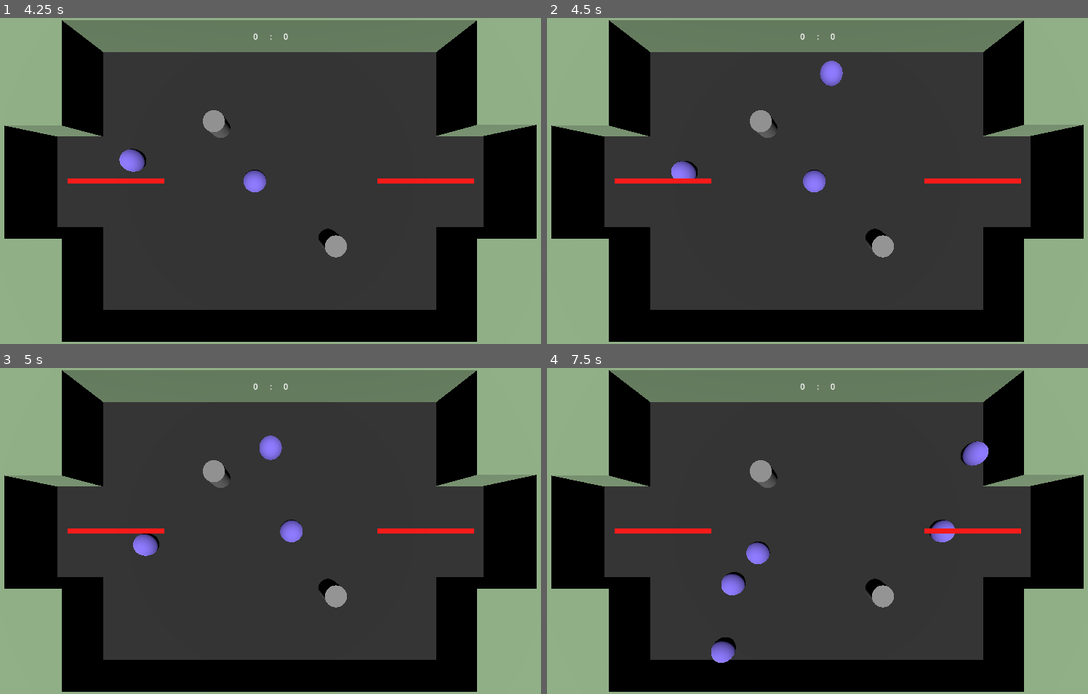
Above: before the commit, frames 1-4 (two rows, left to right).
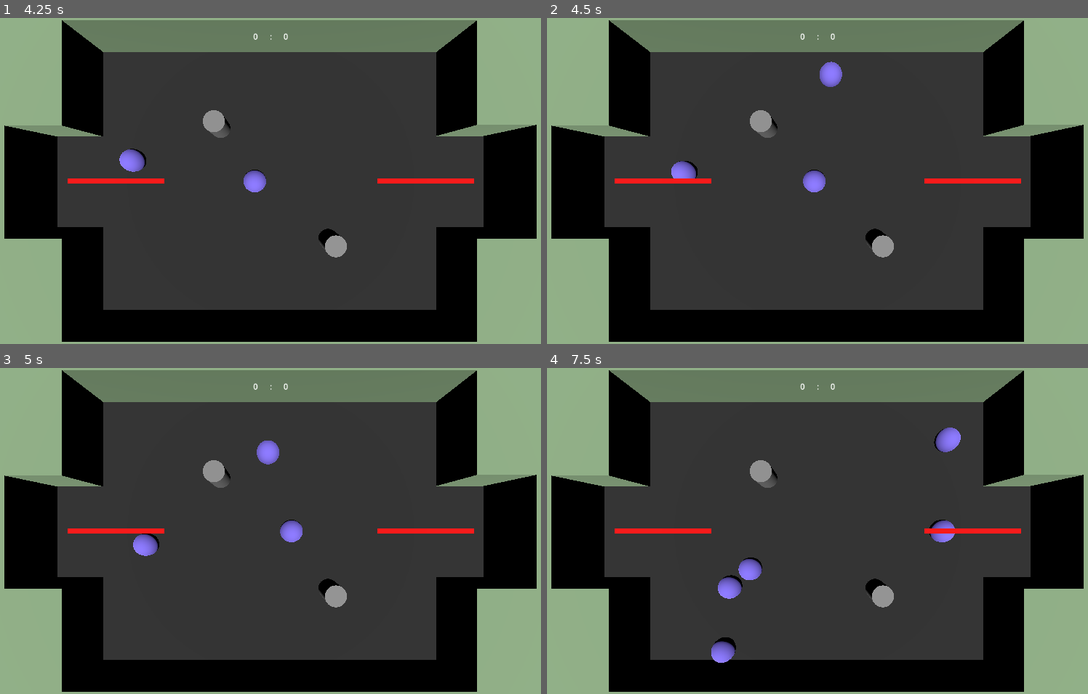
Above: after the commit, the same moments.

Repository: TheCubeOfFire/ggj2025-dumbbubbledoor
Game: Godot game, scene res://Map/Arena.tscn
Same seed, same stepped clock (60 frames per second), same inputs: the game is played once before the commit and once after it. This scene is started directly instead of the project's main scene.
Inputs:
- Up to frame 1 (4.25 s): tap Enter at 0.5, 2 s; tap Space at 1.25 s
- Up to frame 2 (4.5 s): no input
- Up to frame 3 (5 s): no input
- Up to frame 4 (7.5 s): no input

Frame 1 is identical in both runs. In frame 2, less than 0.1% of the frame differs, in the area x 50-55%, y 13-22%; in frame 3, 0.2%; in frame 4, 1.3%, in the area x 31-82%, y 18-71%.

Commit message:
added bubble bonuses

Diff:
--- a/bubbles/Bubble.tscn
+++ b/bubbles/Bubble.tscn
@@ -20,6 +20,7 @@
 bubble_push_force_multiplier = 15.0
 min_lifetime = 18.0
 max_lifetime = 23.0
+giant_multiplier = 3.0
 
 [node name="BubbleCollision" type="CollisionShape3D" parent="."]
 transform = Transform3D(5, 0, 0, 0, 5, 0, 0, 0, 5, 0, 0, 0)
--- a/bubbles/bubble.gd
+++ b/bubbles/bubble.gd
@@ -1,6 +1,17 @@
 class_name Bubble
 
 extends GeneralRigidbody
+
+enum BubbleTypes{
+    Normal,
+    Giant,
+    Frag
+}
+
+const BUBBLE: PackedScene = preload("res://bubbles/Bubble.tscn")
+
+## type of bubble
+@export var bubble_type: BubbleTypes
 
 ## multiplier when an explosion from an other bubble pushes this bubble
 @export var bubble_push_force_multiplier: float
@@ -10,6 +21,9 @@
 
 ## max bubble lifetime
 @export var max_lifetime: float
+
+@export_group("Bonuses")
+@export var giant_multiplier: float
 
 @onready var _explosion_area_collision: CollisionShape3D = $ExplosionArea/CollisionShape3D
 
@@ -30,6 +44,8 @@
     super()
     _lifetime_timer.wait_time = randf_range(min_lifetime, max_lifetime)
     _lifetime_timer.start()
+    if bubble_type == BubbleTypes.Frag:
+        print("ok")
 
 
 func _on_body_entered(body: Node) -> void:
@@ -45,6 +61,8 @@
         _exploded = true
         _bubble_collision.set_deferred("disabled",true)
         audio_player.play(0.5)
+        if bubble_type == BubbleTypes.Frag:
+            _frag_effect()
         var _timer = get_tree().create_timer(0.1)
         await _timer.timeout
         _bubble_collision.set_deferred("disabled",false)
@@ -57,9 +75,14 @@
     if is_instance_of(body, Bubble) && body != self:
         var force = _compute_explosion_direction(body)
         force *= bubble_push_force_multiplier / self.global_position.distance_to(body.global_position)
+        if bubble_type == BubbleTypes.Giant:
+            force *= giant_multiplier
         body.push(force)
     elif is_instance_of(body, Arrow):
-        body.push_from_bubble(_compute_explosion_direction(body), self.global_position)
+        var force = _compute_explosion_direction(body)
+        if bubble_type == BubbleTypes.Giant:
+            force *= giant_multiplier
+        body.push_from_bubble(force, self.global_position)
 
 func _compute_explosion_direction(body: Node3D) -> Vector3:
     var force = Vector3(0,0,0)
@@ -80,3 +103,12 @@
 
 func _on_lifetime_timer_timeout() -> void:
     _explode()
+
+
+func _frag_effect():
+    for i in 3:
+        var new_projectile := BUBBLE.instantiate()
+        if is_instance_of(new_projectile, Bubble):
+            new_projectile.bubble_type = BubbleTypes.Normal
+            self.get_parent_node_3d().add_child(new_projectile)
+            new_projectile.global_position = self.global_position
--- a/spawners/bubble_spawner.gd
+++ b/spawners/bubble_spawner.gd
@@ -49,9 +49,11 @@
 
 func _on_timer_timeout() -> void:
     var new_projectile := BUBBLE.instantiate()
-    if is_instance_of(new_projectile, GeneralRigidbody):
+    if is_instance_of(new_projectile, Bubble):
         new_projectile.initial_force = randf_range(min_force, max_force)
         new_projectile.initial_direction = _gen_random_angle()
+        var type = randf_range(0, Bubble.BubbleTypes.size())
+        new_projectile.bubble_type = type
     _bubble_container_node.add_child(new_projectile)
     new_projectile.global_position = _gen_random_pos()
     _reset_timer()
